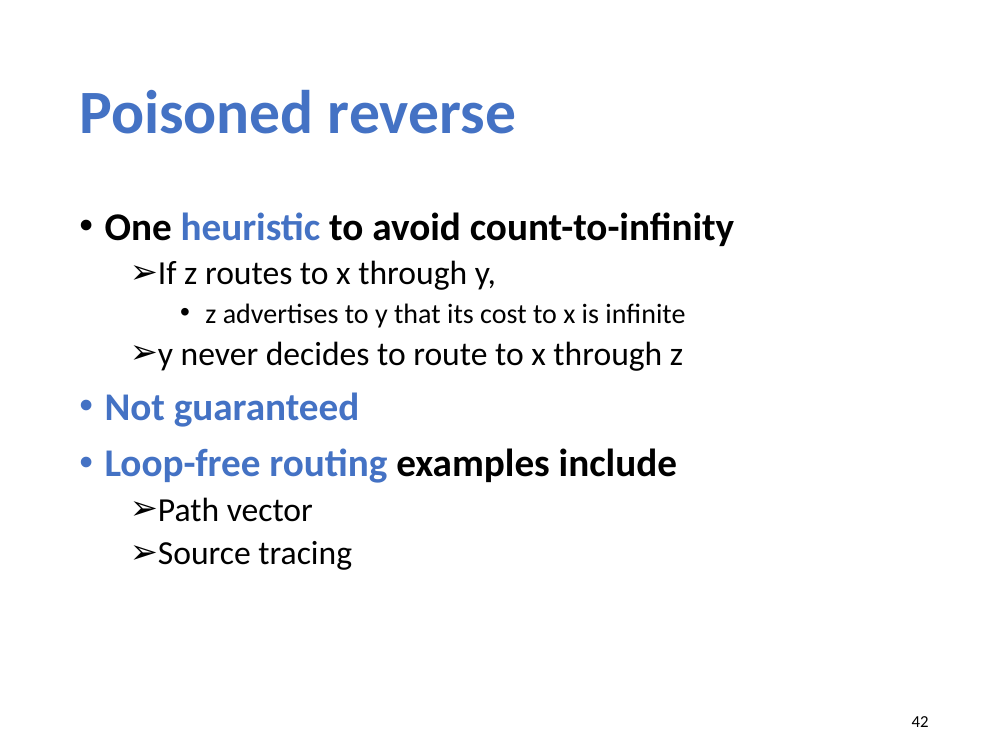
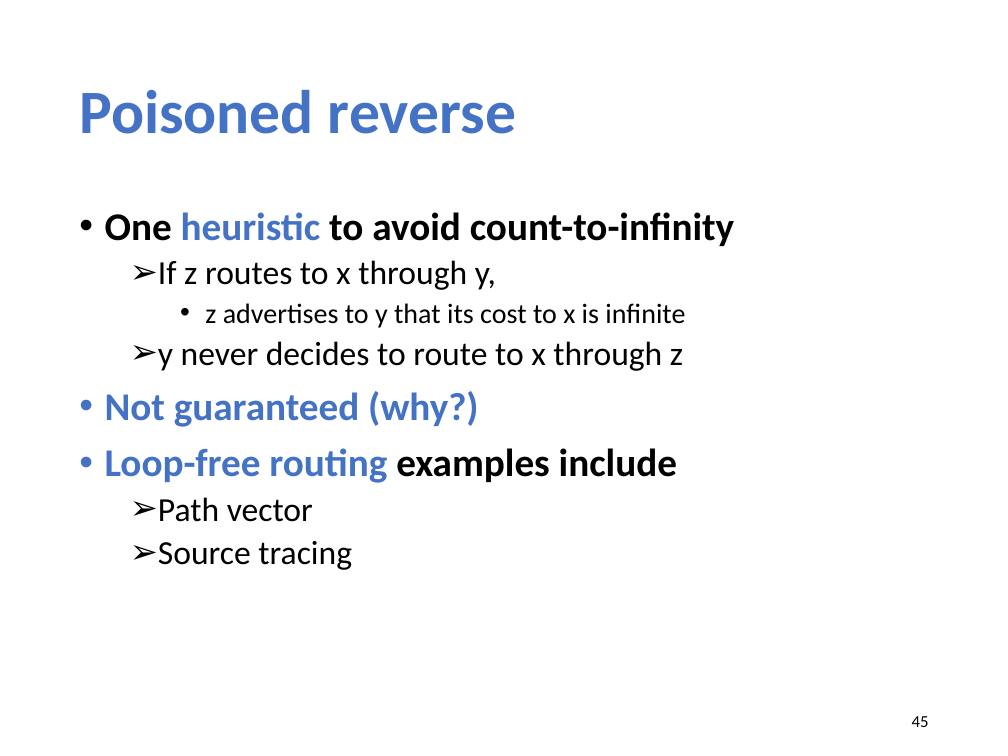
Before and after one commit to xinjin/course-net, a slide deck: slide 45 of slides/lec13_routing_algorithms.pptx (slide 42 before the commit). Drawn at 1008x756 pixels with LibreOffice and Linux fonts; fonts in the diff are those of the drawing. Boxes give left, top, right and bottom in pixels: in the first picture for what was removed or moved away, otherwise in the second. Text is boxed around its words. In the diff, an @@ line names an element or a change of style, - is before the commit and + after.

```diff
--- a/slides/lec13_routing_algorithms.pptx
+++ b/slides/lec13_routing_algorithms.pptx
@@ text at bbox=[105, 391, 479, 427]: text changed @@
-• Not guaranteed
+• Not guaranteed (why?)
@@ page number at bbox=[912, 716, 929, 727]: text changed @@
-42
+45
```
Also in this commit, not shown: 3 other slides changed, 4 slides added.
